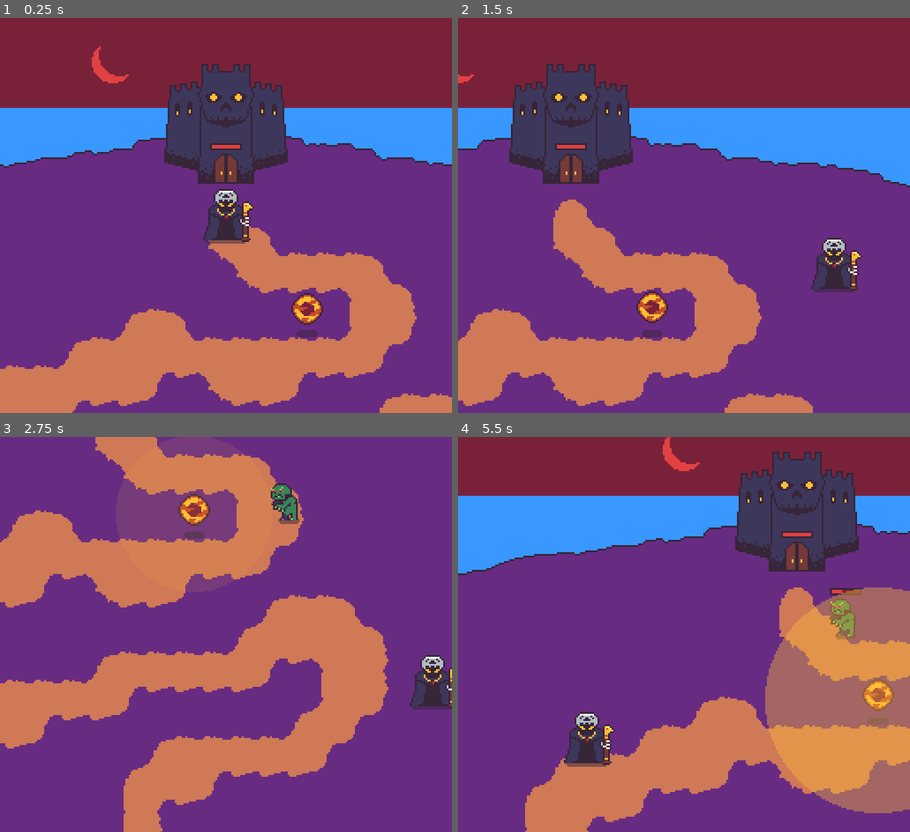
Above: before the commit, frames 1-4 (two rows, left to right).
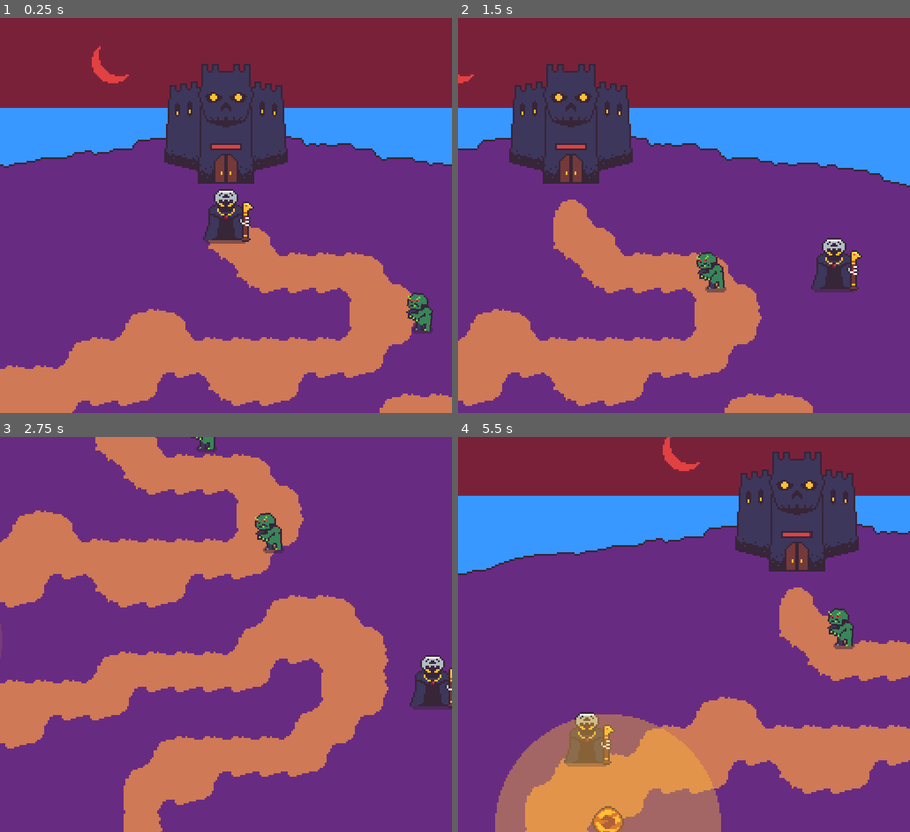
Above: after the commit, the same moments.

Repository: rthurmed/OrbTower
Game: Godot game, scene res://src/Main.tscn
Same seed, same stepped clock (60 frames per second), same inputs: the game is played once before the commit and once after it.
Inputs:
- Up to frame 1 (0.25 s): no input
- Up to frame 2 (1.5 s): hold Right (right) 0.53-1.28 s; hold Down (down) from 1.28 s (still down)
- Up to frame 3 (2.75 s): release Down (down) at 2.03 s; hold Right (right) from 2.03 s (still down)
- Up to frame 4 (5.5 s): release Right (right) at 2.78 s; hold Up (up) 2.78-3.53 s; hold Left (left) 3.53-5.03 s; hold Down (down) from 5.03 s (still down)

The runs differ from the first frame. In frame 1, 0.9% of the frame differs, in the area x 64-96%, y 69-81%; in frame 2, 0.9%; in frame 3, 1.6%; in frame 4, 27%, in the area x 8-100%, y 24-100%.

Commit message:
Added weak bullet

Diff:
--- a/src/Main.tscn
+++ b/src/Main.tscn
@@ -118,7 +118,7 @@
 
 [sub_resource type="Curve2D" id=17]
 _data = {
-"points": PoolVector2Array( 0, 0, 0, 0, 320, 175, 0, 0, 0, 0, 193, 104 )
+"points": PoolVector2Array( 0, 0, 0, 0, 309, 195, 0, 0, 0, 0, 193, 102 )
 }
 
 [node name="Main" type="Node2D"]
@@ -165,7 +165,7 @@
 path_node_path = NodePath("../../MainPath")
 
 [node name="Orb" parent="YSort" instance=ExtResource( 4 )]
-position = Vector2( 238, 179 )
+position = Vector2( 85, 251 )
 
 [node name="Player" parent="YSort" instance=ExtResource( 5 )]
 position = Vector2( 192, 125 )
@@ -181,5 +181,9 @@
 editor_draw_limits = true
 editor_draw_drag_margin = true
 
+[node name="Ghoul" parent="YSort" instance=ExtResource( 6 )]
+position = Vector2( 306, 135 )
+path_node_path = NodePath("../../MainPath")
+
 [node name="MainPath" type="Path2D" parent="."]
 curve = SubResource( 17 )
--- /dev/null
+++ b/src/game/player/WeakBullet.gd
@@ -0,0 +1,15 @@
+extends Area2D
+
+
+export var target_path: NodePath
+
+onready var chase_target = $ChaseTarget
+
+
+func _ready():
+	chase_target.target_path = get_node(target_path).get_path()
+	chase_target.setup()
+
+
+func _process(delta):
+	chase_target.advance(delta)
--- /dev/null
+++ b/src/game/player/WeakBullet.tscn
@@ -0,0 +1,34 @@
+[gd_scene load_steps=7 format=2]
+
+[ext_resource path="res://src/module/AttackOnTouch.tscn" type="PackedScene" id=1]
+[ext_resource path="res://assets/bullet.png" type="Texture" id=2]
+[ext_resource path="res://src/module/ChaseTarget.tscn" type="PackedScene" id=3]
+[ext_resource path="res://src/game/player/WeakBullet.gd" type="Script" id=4]
+[ext_resource path="res://src/vfx/OnMovementRotate.tscn" type="PackedScene" id=5]
+
+[sub_resource type="CapsuleShape2D" id=1]
+radius = 2.0
+height = 4.0
+
+[node name="WeakBullet" type="Area2D"]
+script = ExtResource( 4 )
+
+[node name="Sprite" type="Sprite" parent="."]
+texture = ExtResource( 2 )
+
+[node name="CollisionShape2D" type="CollisionShape2D" parent="."]
+position = Vector2( 0, 1 )
+shape = SubResource( 1 )
+
+[node name="AttackOnTouch" parent="." instance=ExtResource( 1 )]
+target_group = "enemy"
+damage = 2
+die_on_impact = true
+holder_path = NodePath("..")
+
+[node name="ChaseTarget" parent="." instance=ExtResource( 3 )]
+speed = 200
+holder_path = NodePath("..")
+
+[node name="OnMovementRotate" parent="." instance=ExtResource( 5 )]
+offset_degress = 90
--- /dev/null
+++ b/src/module/ChaseTarget.gd
@@ -0,0 +1,21 @@
+extends Node2D
+
+
+export var speed = 50 # px/s
+export var holder_path: NodePath
+export var target_path: NodePath
+
+onready var holder: Node2D
+onready var target: Node2D
+
+
+func setup():
+	holder = get_node(holder_path)
+	target = get_node(target_path)
+
+
+func advance(delta):
+	if target == null or not target.is_inside_tree(): return
+	var direction = holder.global_position.direction_to(target.global_position)
+	var movement = direction * speed * delta
+	holder.global_position += movement
--- /dev/null
+++ b/src/module/ChaseTarget.tscn
@@ -0,0 +1,6 @@
+[gd_scene load_steps=2 format=2]
+
+[ext_resource path="res://src/module/ChaseTarget.gd" type="Script" id=1]
+
+[node name="ChaseTarget" type="Node2D"]
+script = ExtResource( 1 )
--- /dev/null
+++ b/src/vfx/OnMovementRotate.gd
@@ -0,0 +1,12 @@
+extends Node2D
+
+
+export var offset_degress = 0
+
+var last_position = Vector2.ZERO
+
+
+func _process(_delta):
+	var angle = global_position.angle_to_point(last_position)
+	get_parent().global_rotation = angle + deg2rad(offset_degress)
+	last_position = global_position
--- /dev/null
+++ b/src/vfx/OnMovementRotate.tscn
@@ -0,0 +1,6 @@
+[gd_scene load_steps=2 format=2]
+
+[ext_resource path="res://src/vfx/OnMovementRotate.gd" type="Script" id=1]
+
+[node name="OnMovementRotate" type="Node2D"]
+script = ExtResource( 1 )
Binary file added: assets/bullet.png
Not shown, added: assets/bullet.png.import
